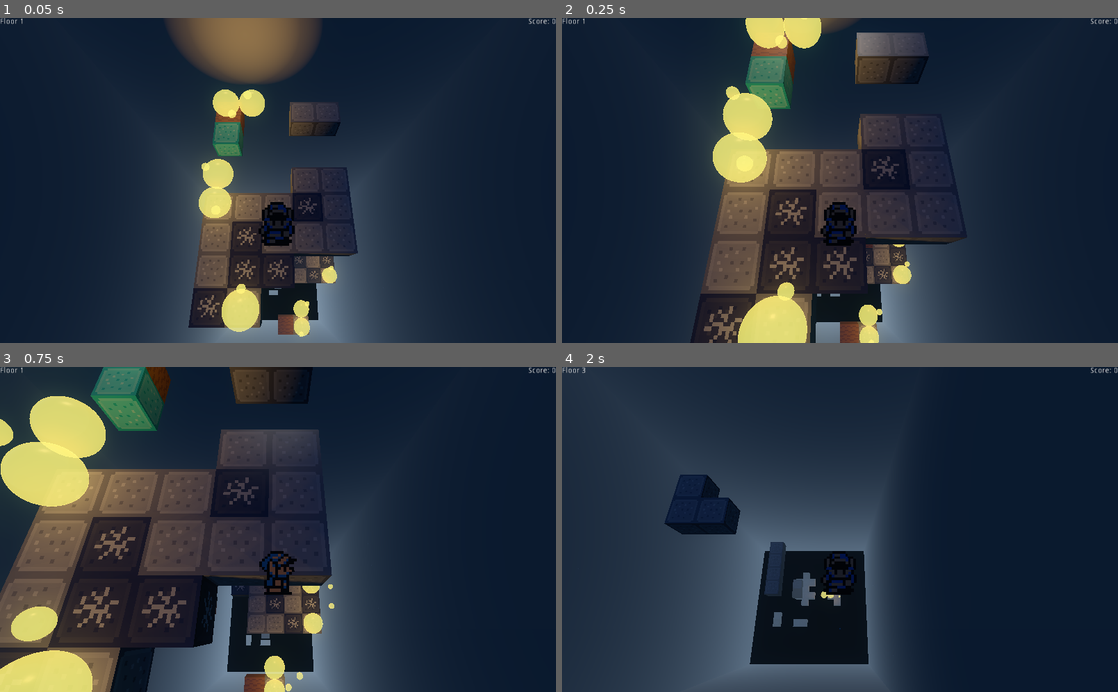
Above: before the commit, frames 1-4 (two rows, left to right).
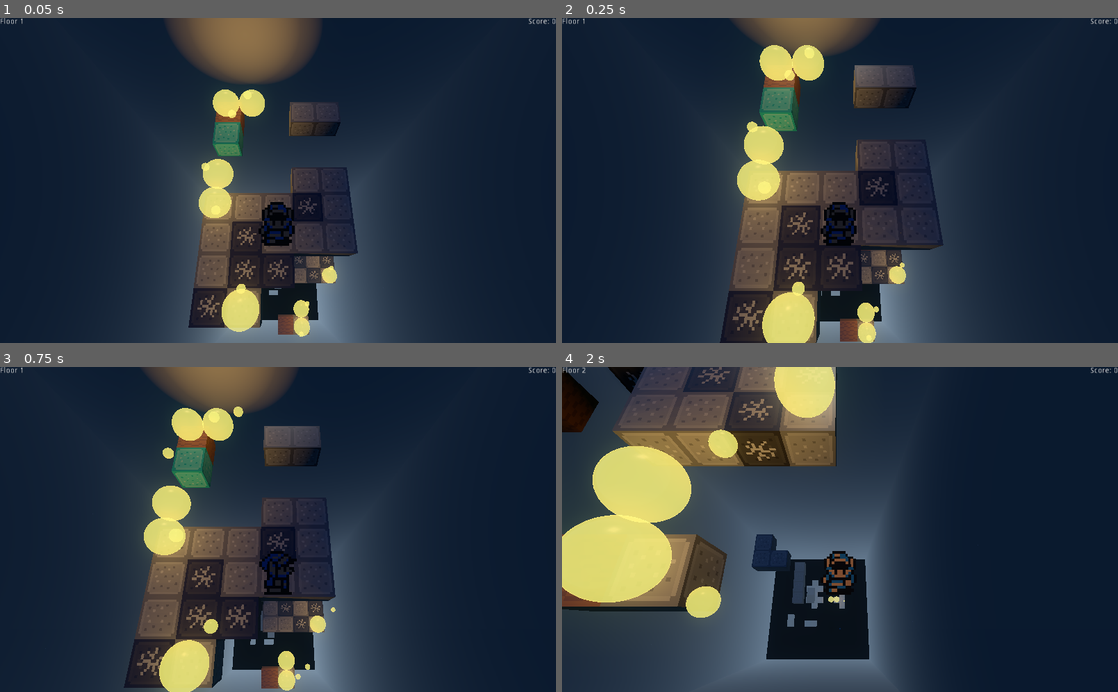
Above: after the commit, the same moments.

Repository: dozingpip/Indecent-Descent
Game: Godot game, scene res://Scenes/World.tscn
Two runs of this game, one before a commit and one after it. Both use one fixed random seed, a clock stepped at 60 frames per second and the inputs below.
Inputs:
- Up to frame 1 (0.05 s): no input
- Up to frame 2 (0.25 s): no input
- Up to frame 3 (0.75 s): tap Enter (ui_accept) at 0.5 s; hold Right (ui_right) from 0.53 s (still down)
- Up to frame 4 (2 s): tap Enter (ui_accept) at 0.77, 1.52 s; release Right (ui_right) at 1.28 s; hold Down (ui_down) from 1.28 s (still down)

Frame 1 is identical in both runs. In frame 2, 19% of the frame differs, in the area x 23-73%, y 0-100%; in frame 3, 38%, in the area x 0-61%, y 0-100%; in frame 4, 26%.

Commit message:
Player.gd and Enemy.gd are now consistent in that they use snake_case instead of mixed snake_case and camelCase

Diff:
--- a/Scripts/Enemy.gd
+++ b/Scripts/Enemy.gd
@@ -2,21 +2,21 @@
 
 var laser
 
-var verticalTrackingRange = 2
+var vertical_tracking_range = 2
 
-var trackingWidth = 0.05
+var tracking_width = 0.05
 
-var firingWidth = 0.5
+var firing_width = 0.5
 
-var lockOnTime = 3
+var lock_on_time = 3
 
-var fireTime = 1.5
+var fire_time = 1.5
 
-var fireLength = 0.2
+var fire_length = 0.2
 
-var laserLength = 40
+var laser_length = 40
 
-var laserTimer
+var laser_timer
 
 var num_level = 0
 
@@ -28,7 +28,7 @@
 
 var tracking_material = load("res://Materials/tracking_material.tres")
 var firing_material = load("res://Materials/firing_material.tres")
-var laser_width = trackingWidth
+var laser_width = tracking_width
 
 func draw():
 	clear()
@@ -44,42 +44,42 @@
 func _ready():
 	laser = false
 
-	lockOnTime *= 1 - ((0.05) * sqrt(num_level))
+	lock_on_time *= 1 - ((0.05) * sqrt(num_level))
 
-	laserTimer = 0
+	laser_timer = 0
 
 	player = get_tree().get_nodes_in_group("Player")[0]
 	points[0] = get_translation()
 
 func _physics_process(delta):
 	player_loc = player.get_translation()
-	if (player_loc.y < to_global(get_translation()).y + verticalTrackingRange and player_loc.y > to_global(get_translation()).y - verticalTrackingRange):
+	if (player_loc.y < to_global(get_translation()).y + vertical_tracking_range and player_loc.y > to_global(get_translation()).y - vertical_tracking_range):
 		laser = true
-		laserTimer += delta
-		if(laserTimer >= lockOnTime):
+		laser_timer += delta
+		if(laser_timer >= lock_on_time):
 			set_material_override(firing_material)
-			if(laserTimer >= lockOnTime + fireTime):
-				laser_width = firingWidth
+			if(laser_timer >= lock_on_time + fire_time):
+				laser_width = firing_width
 				var direction = points[1] - points[0]
 				if $RayCast.is_colliding():
 					var collider = $RayCast.get_collider()
 					if collider.is_in_group("Player"):
 						print("pew")
-						player.takeDamage(1)
+						player.take_damage(1)
 						player.knockback(direction)
-				if(laserTimer >= lockOnTime + fireTime + fireLength):
-					laserTimer = 0
+				if(laser_timer >= lock_on_time + fire_time + fire_length):
+					laser_timer = 0
 		else:
-			laser_width = trackingWidth
-			var targetPosition = to_local(player.get_translation())
-			var direction = targetPosition - points[0]
+			laser_width = tracking_width
+			var target_position = to_local(player.get_translation())
+			var direction = target_position - points[0]
 			$RayCast.set_cast_to(to_local(player_loc))
-			direction = direction.normalized() * laserLength
-			targetPosition = direction + points[0]
-			points[1] = targetPosition
+			direction = direction.normalized() * laser_length
+			target_position = direction + points[0]
+			points[1] = target_position
 			set_material_override(tracking_material)
 	else:
-		laserTimer = 0;
+		laser_timer = 0;
 		laser = false;
 	if laser:
 		draw()
--- a/Scripts/Player.gd
+++ b/Scripts/Player.gd
@@ -1,52 +1,49 @@
 extends KinematicBody
 
-
+# signals
 signal add_point
 signal crack
+
+# lateral-speed
 export(int) var normal_speed = 10
 var lateral_speed_while_falling = normal_speed/2
 var speed = normal_speed
 
+# falling/ jumping
 var gravity = 3
-
-var terminalVelocity = 13
+var terminal_velocity = 9
 var y_velocity = 0
+var jump_speed = 40
 
 var health = 5
 
-var jump_speed = 10
-
 var anim_speed = 0.125
 
-var knockbackStunLength = 0.1
-
-var knockbackSpeed = 0.25
+# knockback
+var knockback_stun_length = 0.1
+var knockback_speed = 0.25
+var knockback_stun_timer
+var knockback_direction = Vector3(0, 0, 0)
 
 var ice_friction = 4
 
 var anim_timer
 
-var knockbackStunTimer
-
-var knockbackDirection = Vector3(0, 0, 0)
-
 enum FloorType{Normal, Ice, Sticky, Cracked, None}
-#
-#var velocity = Vector3()
 
 func knockback(direction):
-	knockbackStunTimer = knockbackStunLength
-	knockbackDirection = direction.normalized()
+	knockback_stun_timer = knockback_stun_length
+	knockback_direction = direction.normalized()
 
-func takeDamage(amount):
-	if(knockbackStunTimer <= 0):
+func take_damage(amount):
+	if(knockback_stun_timer <= 0):
 		health -= amount
 		if (health <= 0):
 			get_tree().get_node("World").game_over()
 
 func _ready():
 	anim_timer = anim_speed
-	knockbackStunTimer = 0
+	knockback_stun_timer = 0
 
 func get_input():
 	var input = {}
@@ -90,7 +87,7 @@
 			$Sprite3D.set_flip_h(!$Sprite3D.is_flipped_h())
 			anim_timer = 0
 
-func calc_velocity(input, delta):
+func calc_velocity(input):
 	var velocity = Vector3()
 	if is_on_floor() and input["jump"]:
 		y_velocity += jump_speed
@@ -112,14 +109,14 @@
 	if input["up"]:
 		velocity.z -= speed
 
-	if not is_on_floor() and y_velocity > -terminalVelocity:
+	if not is_on_floor() and y_velocity > -terminal_velocity:
 		y_velocity -= gravity
 	return Vector3(velocity.x, y_velocity, velocity.z)
 
 func _physics_process(delta):
 	var input = get_input()
 	animate(input, delta)
-	var velocity = calc_velocity(input, delta)
+	var velocity = calc_velocity(input)
 
 	for i in $Area.get_overlapping_bodies():
 		var tile_collided = i.get_parent()
@@ -139,8 +136,8 @@
 			emit_signal("add_point")
 			i.get_parent().queue_free()
 
-	if (knockbackStunTimer > 0):
-		translation += knockbackDirection * knockbackSpeed
-		knockbackStunTimer -= delta
+	if (knockback_stun_timer > 0):
+		translation += knockback_direction * knockback_speed
+		knockback_stun_timer -= delta
 	else:
 		velocity = move_and_slide(velocity, Vector3(0, 1, 0))
